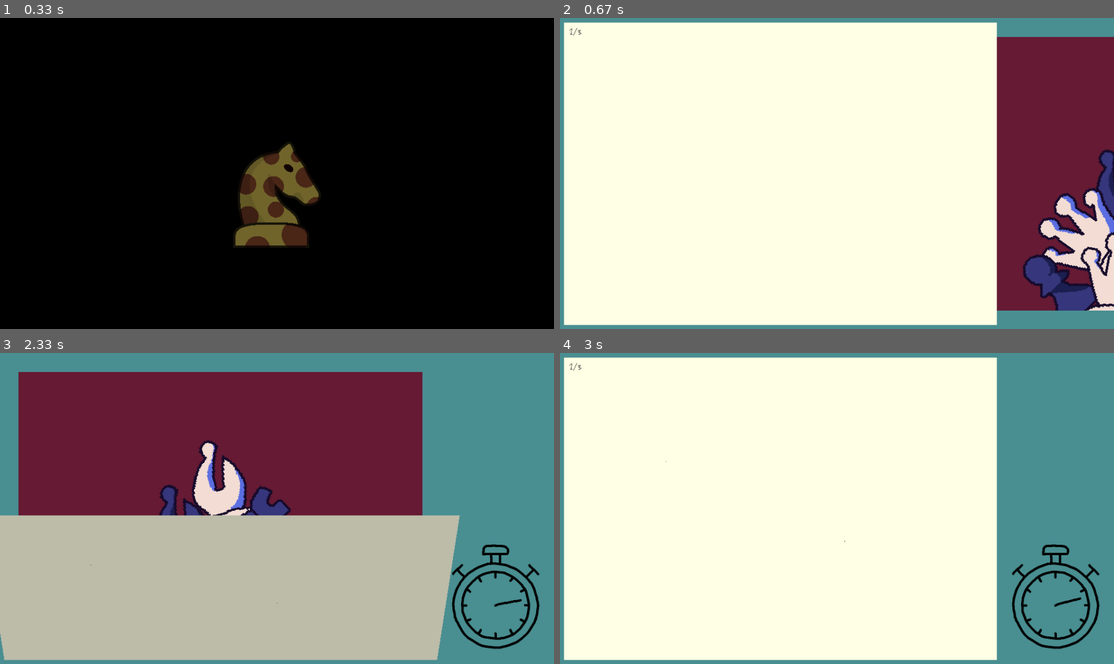
Above: before the commit, frames 1-4 (two rows, left to right).
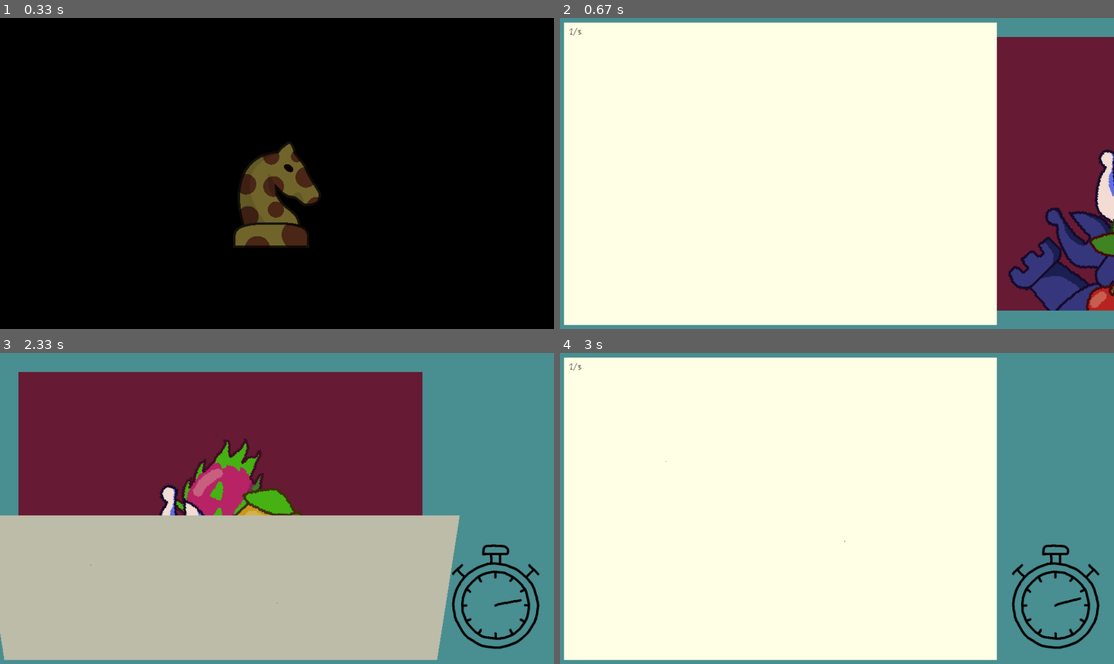
Above: after the commit, the same moments.

Repository: DanteGraet/paperAndPencil-garbageJam8
Game: LÖVE game, started from main.lua
Same seed, same stepped clock (60 frames per second), same inputs: the game is played once before the commit and once after it.
Inputs (mouse positions are in pixels of both pictures, inside the frame that each line leads up to):
- Up to frame 1 (0.33 s): no input
- Up to frame 2 (0.67 s): tap Space at 0.33 s
- Up to frame 3 (2.33 s): click (105, 461) at 0.72 s; click (282, 539) at 1.6 s; tap Space at 2.22 s
- Up to frame 4 (3 s): tap Space at 2.55 s

Frame 1 is identical in both runs. In frame 2, 4.6% of the frame differs, in the area x 80-100%, y 43-95%; in frame 3, 3.4%; in frame 4, nothing differs.

Commit message:
Re-added fruit

Diff:
--- a/object/chess/chessPiece.lua
+++ b/object/chess/chessPiece.lua
@@ -60,9 +60,6 @@
     self.images = images[self.variant]
 
     self.hasMutated = true
-
-    -- return where the change happend and radii
-    return --{self.x + self.ox, self.y + self.oy, self.rx * self.sx, self.ry * self.sy}
 end
 
 return ChessPiece
--- a/object/fruit/fruit.lua
+++ b/object/fruit/fruit.lua
@@ -26,9 +26,17 @@
 setmetatable(ChessPiece, {__index = ObjectBase})
 
 
-function ChessPiece:new(x, y, var)
+function ChessPiece:new(x, y, var, size)
     local variant = var or variants[math.random(1, #variants)]
-    local obj = ObjectBase:new(x, y, rx, ry, images[variant], colour)
+
+    local colliders = {
+        ElipticalCollider(0, 0, size*0.4 or 50, size*0.4 or 50)
+    }
+
+    local obj = ObjectBase:new(x, y, images[variant], colour, colliders)
+
+    obj.sx = (size or 100)/(obj.ox*2)
+    obj.sy = (size or 100)/(obj.ox*2)
 
     obj.variant = variant
     obj.type = "ChessPiece"
@@ -55,8 +63,7 @@
     self.variant = newVariant
     self.images = images[self.variant]
 
-    -- return where the change happend and radii
-    return {self.x + self.ox, self.y + self.oy, self.rx * self.sx, self.ry * self.sy}
+    self.hasMutated = true
 end
 
 return ChessPiece
--- a/pictures/grid.lua
+++ b/pictures/grid.lua
@@ -8,7 +8,7 @@
     objectManager.flush()
 
     objectManager.load("object/chess/chessPiece.lua", "chessPiece")
-    --objectManager.load("object/fruit/fruit.lua", "fruit")
+    objectManager.load("object/fruit/fruit.lua", "fruit")
 end
 
 
--- a/pictures/pile.lua
+++ b/pictures/pile.lua
@@ -14,7 +14,7 @@
     objectManager.flush()
 
     objectManager.load("object/chess/chessPiece.lua", "chessPiece")
-    --objectManager.load("object/fruit/fruit.lua", "fruit")
+    objectManager.load("object/fruit/fruit.lua", "fruit")
 end
 
 
